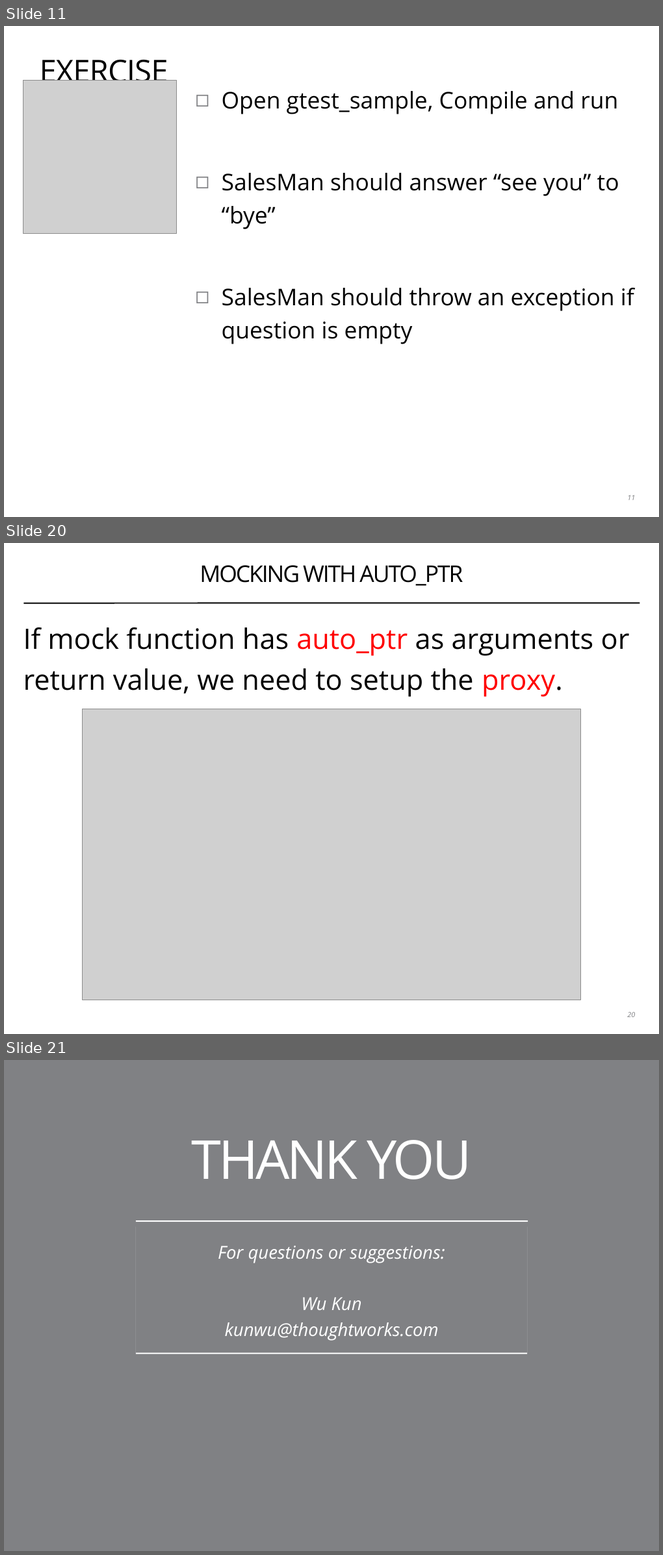
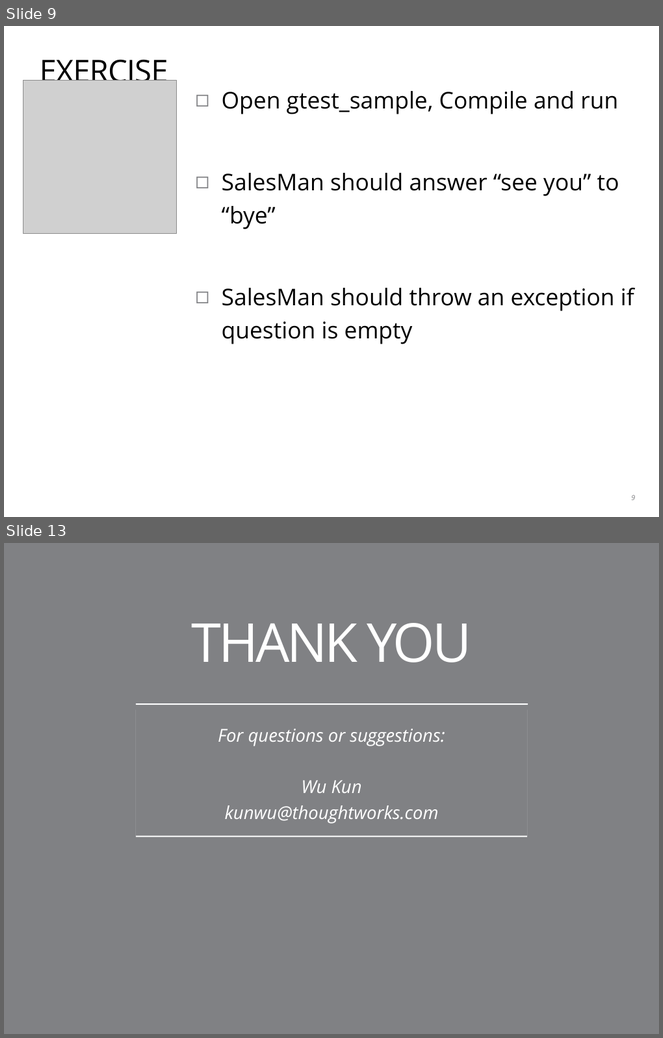
Before and after one commit to coney/cpp-unit-testing, a slide deck: .slides/01-introduction-to-gtest.pptx. Shown one above the other, each under a label of ours: slides 11, 20 and 21 before the commit, slides 9 and 13 after it; the slides between them are not shown. The pictures are 663x1555 and 663x1038 pixels, drawn with LibreOffice and Linux fonts; fonts in the diff are those of the drawing; grey boxes stand for pictures; background and template pictures are left out. Boxes give left, top, right and bottom in pixels: in the first picture for what was removed or moved away, otherwise in the second. Text is boxed around its words. In the diff, an @@ line names an element or a change of style, - is before the commit and + after.

```diff
--- a/.slides/01-introduction-to-gtest.pptx
+++ b/.slides/01-introduction-to-gtest.pptx
@@ slide 20 removed at box(4, 543, 659, 1034), background #FFFFFF @@
@@ title removed at box(200, 565, 463, 586) @@
-MOCKING WITH AUTO_PTR
@@ line removed from (24, 603) to (640, 603) @@
@@ text removed at box(24, 627, 630, 697) @@
-If mock function has auto_ptr as arguments or return value, we need to setup the proxy.
@@ picture removed at box(83, 709, 581, 1000) @@
@@ page number removed at box(627, 1012, 635, 1017) @@
-20
@@ what was slide 11 is now slide 9 @@
@@ page number at box(631, 495, 635, 500): text changed @@
-11
+9
@@ what was slide 21 is now slide 13 @@
```
Also in this commit, not shown: 1 slide changed, 1 slide added, 8 other slides removed, 2 other files.
